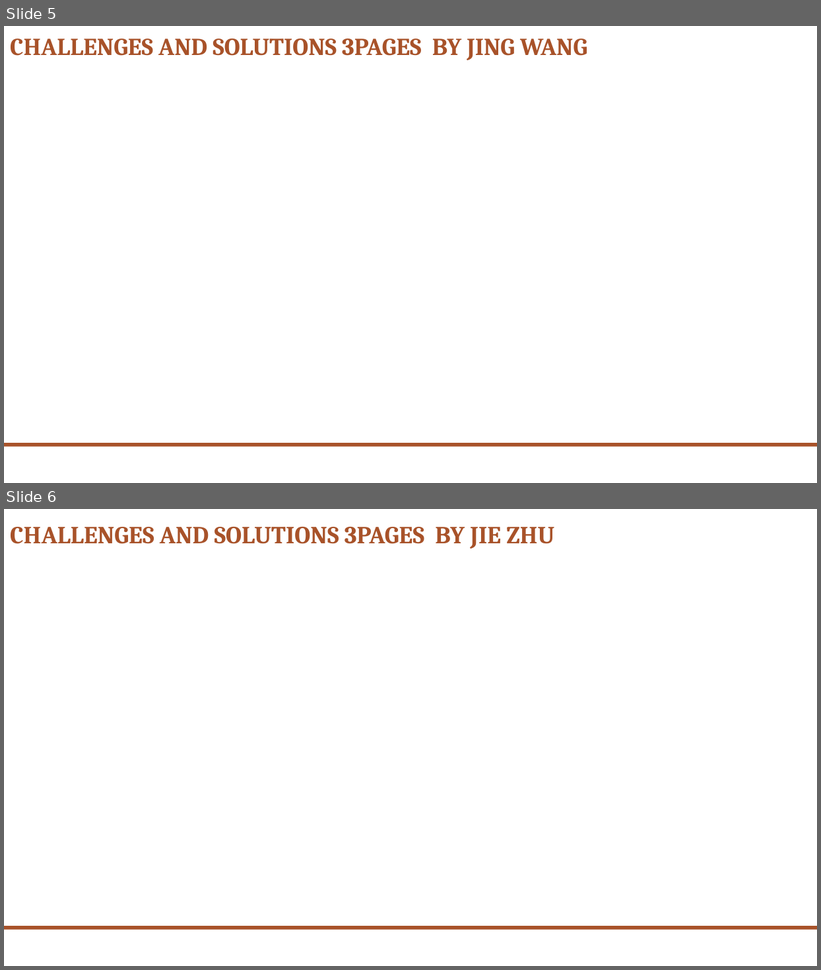
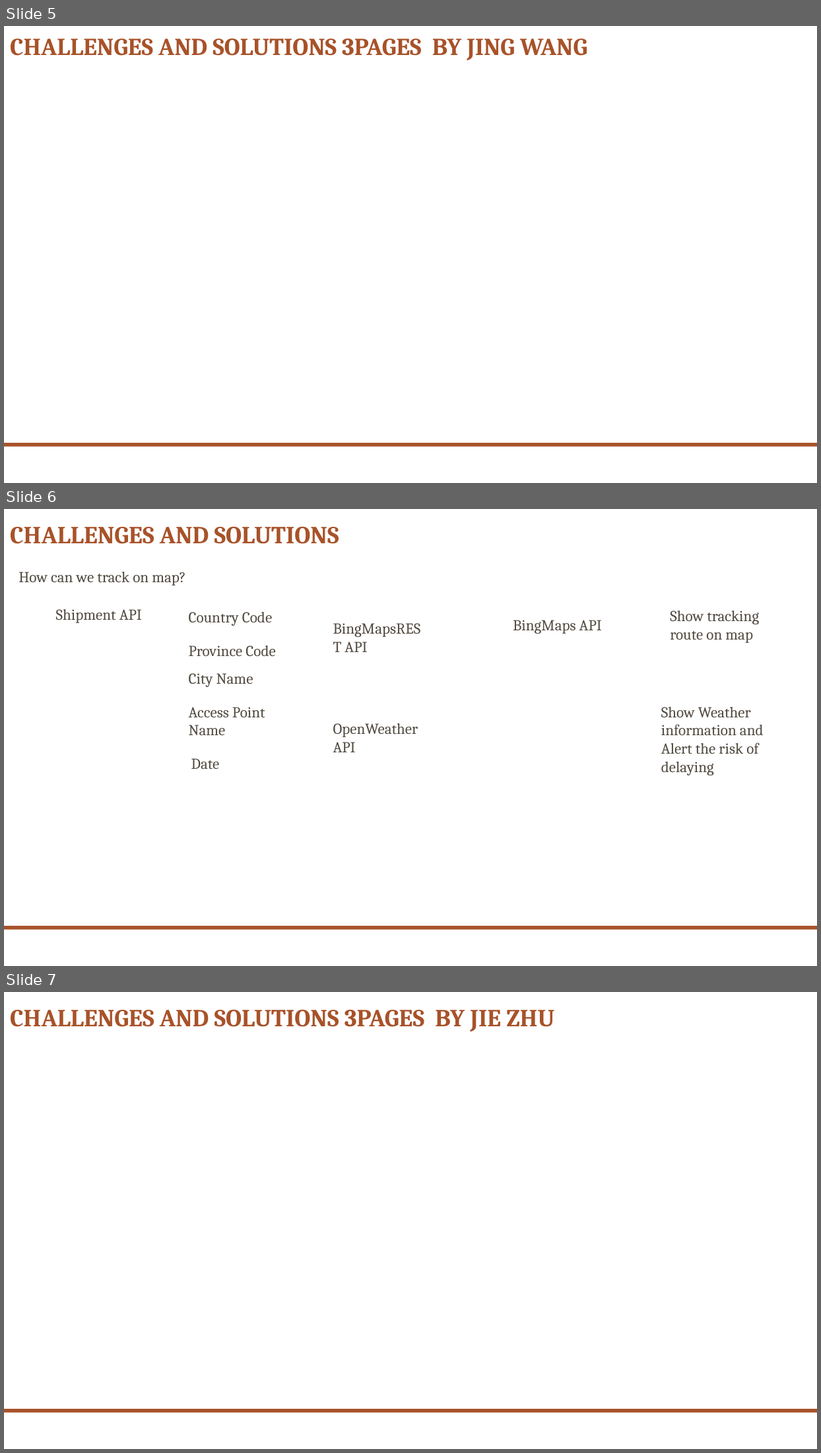
Before and after one commit to oskobe/SuperExpress, a slide deck: C#DotNet SuperExpress.pptx. Shown one above the other, each under a label of ours: slides 5 and 6 before the commit, slides 5, 6 and 7 after it. The pictures are 821x970 and 821x1453 pixels, drawn with LibreOffice and Linux fonts; fonts in the diff are those of the drawing; background and template pictures are left out. Boxes give left, top, right and bottom in pixels: in the first picture for what was removed or moved away, otherwise in the second. Text is boxed around its words. In the diff, an @@ line names an element or a change of style, - is before the commit and + after.

```diff
--- a/C#DotNet SuperExpress.pptx
+++ b/C#DotNet SuperExpress.pptx
@@ slide 6 added at (4, 509, 817, 966), background picture (left out); not listed: 1 template element that a slide beside it also shows @@
@@ title added at (10, 526, 339, 544), 29 pt, text #A85229, bold @@
+CHALLENGES AND SOLUTIONS
@@ text added at (19, 572, 186, 586), 18 pt, text #514A40 @@
+How can we track on map?
@@ text added at (56, 609, 142, 623), 18 pt, text #514A40 @@
+Shipment API
@@ text added at (189, 612, 272, 626), 18 pt, text #514A40 @@
+Country Code
@@ text added at (513, 620, 602, 634), 18 pt, text #514A40 @@
+BingMaps API
@@ text added at (670, 611, 759, 643), 18 pt, text #514A40 @@
+Show tracking route on map
@@ text added at (189, 646, 275, 656), 18 pt, text #514A40 @@
+Province Code
@@ text added at (345, 642, 367, 652), 18 pt, text #514A40 @@
+BingMapsREST API
@@ text added at (189, 673, 253, 687), 18 pt, text #514A40 @@
+City Name
@@ text added at (189, 707, 265, 735), 18 pt, text #514A40 @@
+Access Point Name
@@ text added at (333, 723, 418, 753), 18 pt, text #514A40 @@
+OpenWeather API
@@ text added at (661, 707, 764, 776), 18 pt, text #514A40 @@
+Show Weather information and Alert the risk of delaying
@@ text added at (191, 758, 220, 770), 18 pt, text #514A40 @@
+Date
@@ what was slide 6 is now slide 7 @@
```
Also in this commit, not shown: 2 slides changed, 5 other slides added, 1 slide removed, 1 other file.
